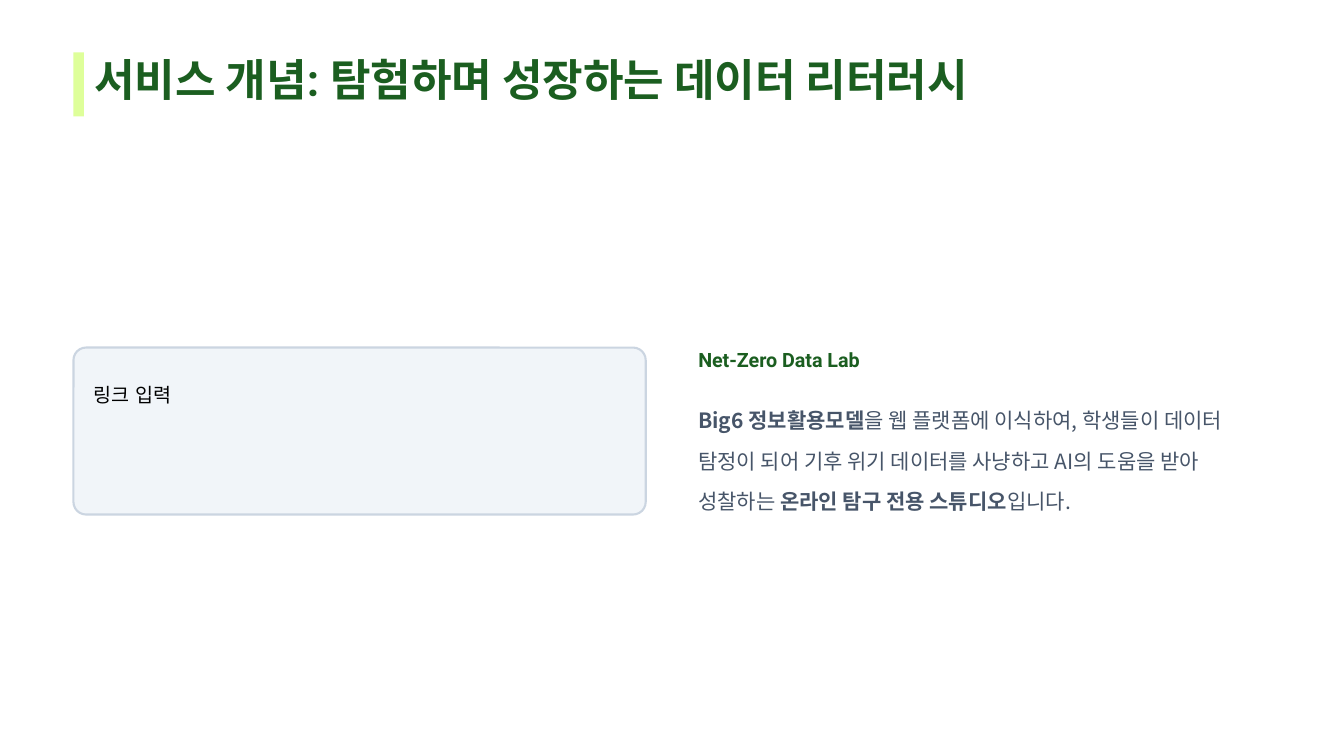
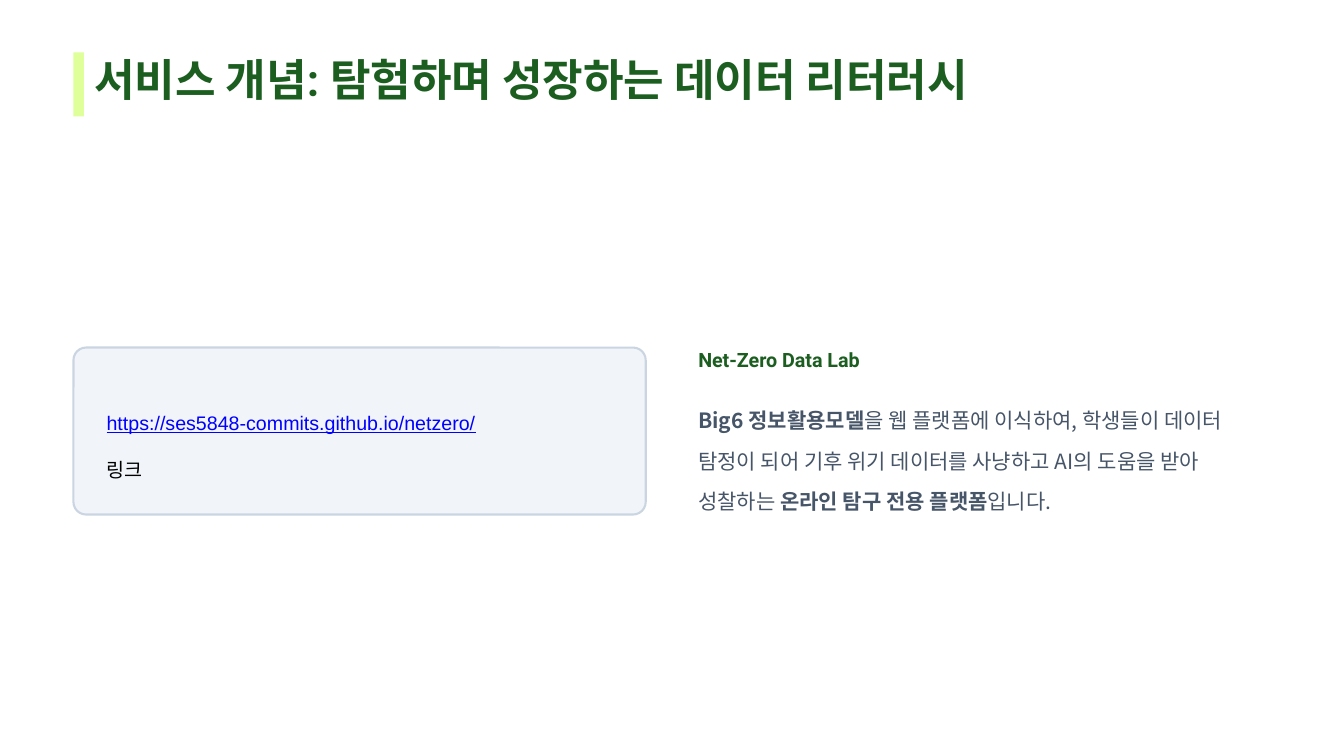
Before and after one commit to ses5848-commits/netzero, a slide deck: slide 4 of 넷제로 데이터 랩.pptx. Drawn at 1344x756 pixels with LibreOffice and Linux fonts; fonts in the diff are those of the drawing; background and template pictures are left out. Boxes give left, top, right and bottom in pixels: in the first picture for what was removed or moved away, otherwise in the second. Text is boxed around its words. In the diff, an @@ line names an element or a change of style, - is before the commit and + after.

```diff
--- a/넷제로 데이터 랩.pptx
+++ b/넷제로 데이터 랩.pptx
@@ text at [107,415,476,479]: text changed; text colour #000000 to #0000FF @@
-링크 입력
+https://ses5848-commits.github.io/netzero/
+링크
@@ text at [698,410,1222,511]: text changed @@
-Big6 정보활용모델을 웹 플랫폼에 이식하여, 학생들이 데이터 탐정이 되어 기후 위기 데이터를 사냥하고 AI의 도움을 받아 성찰하는 온라인 탐구 전용 스튜디오입니다.
+Big6 정보활용모델을 웹 플랫폼에 이식하여, 학생들이 데이터 탐정이 되어 기후 위기 데이터를 사냥하고 AI의 도움을 받아 성찰하는 온라인 탐구 전용 플랫폼입니다.
```
Also in this commit, not shown: 4 other slides changed, 1 other file.
